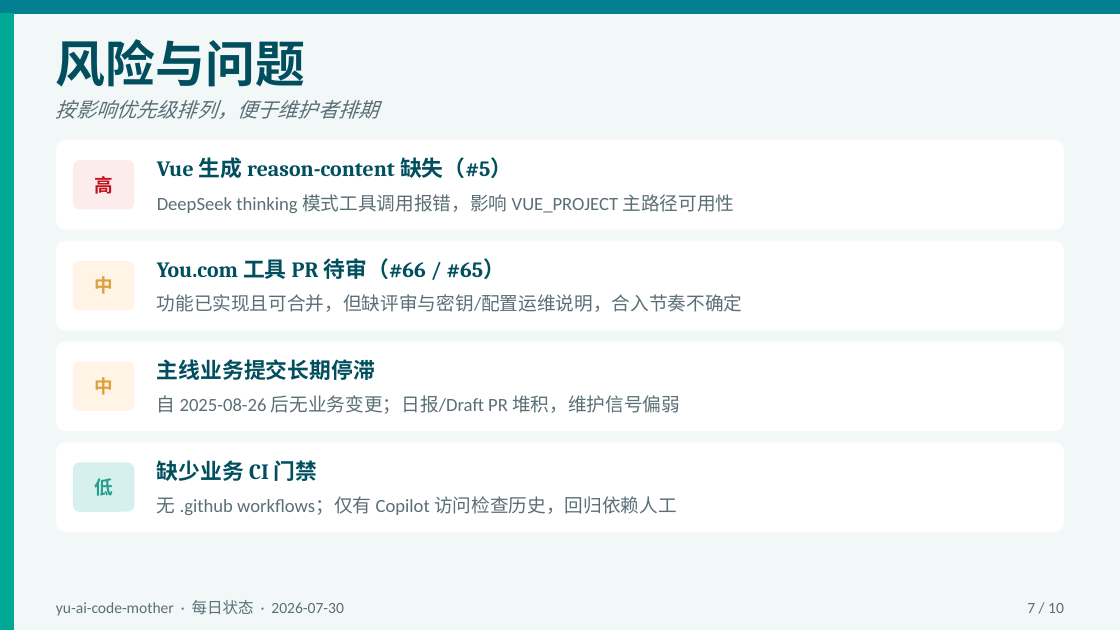
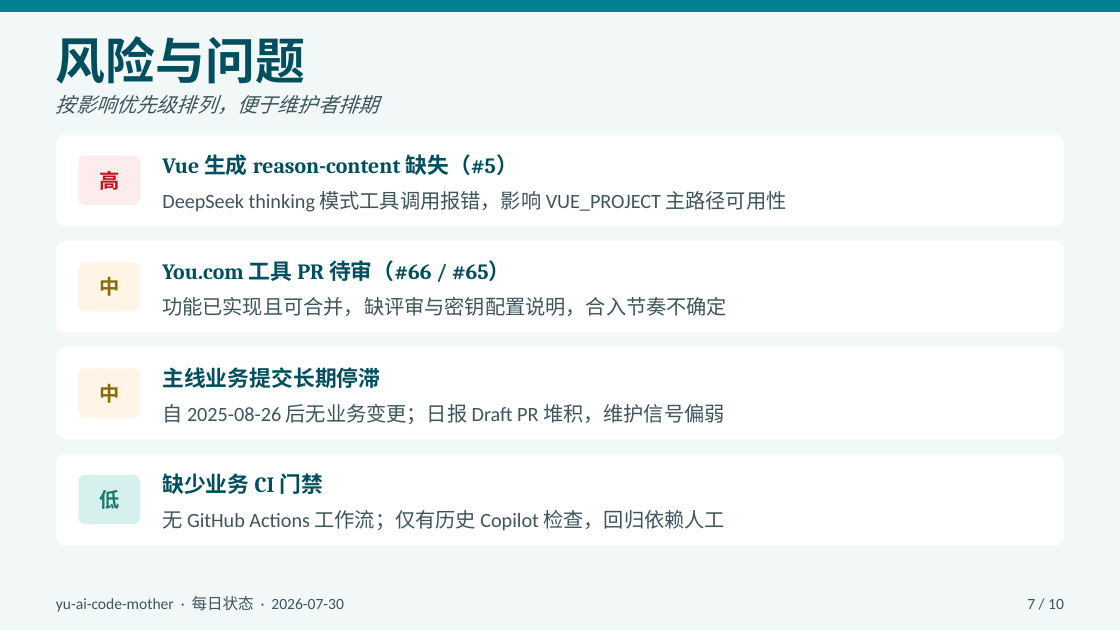
Before and after one commit to liyupi/yu-ai-code-mother, a slide deck: slide 7 of docs/reports/project-status-2026-07-30.pptx. Drawn at 1120x630 pixels with LibreOffice and Linux fonts; fonts in the diff are those of the drawing. Boxes give left, top, right and bottom in pixels: in the first picture for what was removed or moved away, otherwise in the second. Text is boxed around its words. In the diff, an @@ line names an element or a change of style, - is before the commit and + after.

```diff
--- a/docs/reports/project-status-2026-07-30.pptx
+++ b/docs/reports/project-status-2026-07-30.pptx
@@ rectangle removed at [0,13,13,629] @@
@@ text colour #5A6F76 to #3D555C in 3 elements at [56,596,343,612], [1027,599,1064,609], [56,95,379,114] @@
@@ rounded rectangle: place and size @@
-rounded rectangle at [56,140,1064,230]
+rounded rectangle at [56,134,1064,226]
@@ text "Vue 生成 reason-content 缺失（#5）": place and size @@
-text "Vue 生成 reason-content 缺失（#5）" at [157,157,512,178]
+text "Vue 生成 reason-content 缺失（#5）" at [162,154,518,175]
@@ text "高" at [99,171,119,190]: size 12 to 13 pt @@
@@ rounded rectangle: place and size @@
-rounded rectangle at [73,160,134,209]
+rounded rectangle at [78,156,140,205]
@@ text "DeepSeek thinking 模式工具调用报错，影响 VUE_PROJECT 主路径可用性" at [162,191,787,212]: size 12 to 13 pt, text colour #5A6F76 to #3D555C @@
@@ rounded rectangle: place and size @@
-rounded rectangle at [73,261,134,310]
+rounded rectangle at [78,262,140,311]
@@ text "You.com 工具 PR 待审（#66 / ...": place and size @@
-text "You.com 工具 PR 待审（#66 / ..." at [157,258,505,279]
+text "You.com 工具 PR 待审（#66 / ..." at [162,260,510,281]
@@ text "中" at [99,276,119,296]: size 12 to 13 pt, text colour #E09F3E to #8A6A00 @@
@@ text at [162,297,727,316]: text changed; size 12 to 13 pt; text colour #5A6F76 to #3D555C @@
-功能已实现且可合并，但缺评审与密钥/配置运维说明，合入节奏不确定
+功能已实现且可合并，缺评审与密钥配置说明，合入节奏不确定
@@ rounded rectangle: place and size @@
-rounded rectangle at [56,342,1064,431]
+rounded rectangle at [56,347,1064,439]
@@ text "中" at [99,383,119,403]: size 12 to 13 pt, text colour #E09F3E to #8A6A00 @@
@@ rounded rectangle: place and size @@
-rounded rectangle at [73,362,134,411]
+rounded rectangle at [78,368,140,418]
@@ text "主线业务提交长期停滞": place and size @@
-text "主线业务提交长期停滞" at [157,359,375,380]
+text "主线业务提交长期停滞" at [162,367,380,388]
@@ text at [162,404,725,424]: text changed; size 12 to 13 pt; text colour #5A6F76 to #3D555C @@
-自 2025-08-26 后无业务变更；日报/Draft PR 堆积，维护信号偏弱
+自 2025-08-26 后无业务变更；日报 Draft PR 堆积，维护信号偏弱
@@ proportions changed in 4 elements at [56,241,1064,333], [56,134,1064,226], [56,347,1064,439], [56,454,1064,545] @@
@@ rounded rectangle: place and size @@
-rounded rectangle at [56,442,1064,532]
+rounded rectangle at [56,454,1064,545]
@@ rounded rectangle: place and size @@
-rounded rectangle at [73,463,134,512]
+rounded rectangle at [78,475,140,524]
@@ text "缺少业务 CI 门禁": place and size @@
-text "缺少业务 CI 门禁" at [157,460,318,481]
+text "缺少业务 CI 门禁" at [162,473,323,494]
@@ text "低": place and size @@
-text "低" at [94,478,113,496]
+text "低" at [99,490,119,509]
@@ text "低" at [99,490,119,509]: size 12 to 13 pt, text colour #2A9D8F to #1B7A6E @@
@@ text at [162,510,725,531]: text changed; size 12 to 13 pt; text colour #5A6F76 to #3D555C @@
-无 .github workflows；仅有 Copilot 访问检查历史，回归依赖人工
+无 GitHub Actions 工作流；仅有历史 Copilot 检查，回归依赖人工
```
Also in this commit, not shown: 9 other slides changed.
